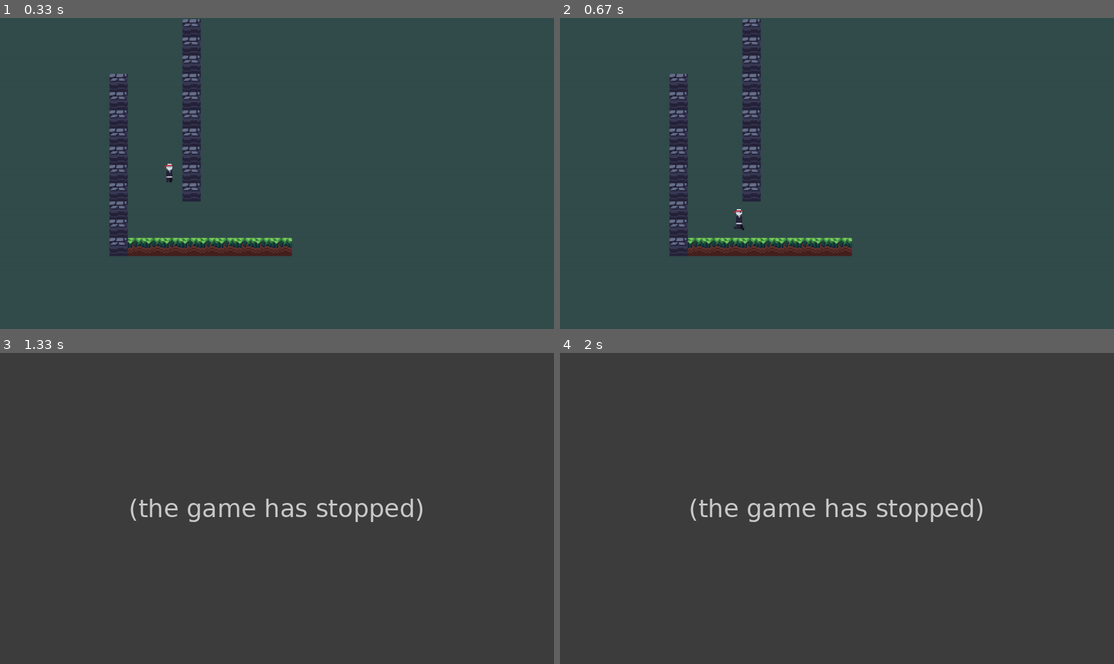
Above: before the commit, frames 1-4 (two rows, left to right).
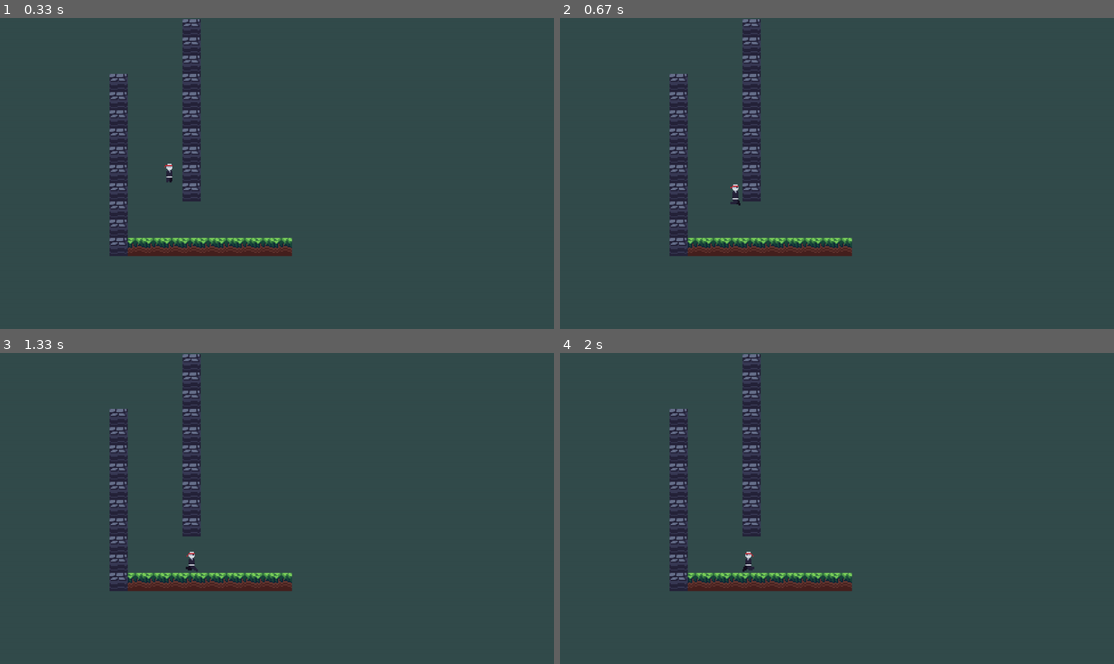
Above: after the commit, the same moments.

Repository: AymanOHM/project_gg
Game: pygame game, started from game.py
Two runs of this game, one before a commit and one after it. Both use one fixed random seed, a clock stepped at 60 frames per second and the inputs below.
Inputs:
- Up to frame 1 (0.33 s): no input
- Up to frame 2 (0.67 s): hold Right from 0.33 s (still down)
- Up to frame 3 (1.33 s): release Right at 0.8 s; hold Up 0.83-1.13 s; hold Right from 1.17 s (still down)
- Up to frame 4 (2 s): release Right at 1.63 s; hold Left from 1.67 s (still down)

Frame 1 is identical in both runs. In frame 2, 0.1% of the frame differs, in the area x 30-34%, y 53-69%; in frame 3, 5.2%, in the area x 19-77%, y 0-77%; in frame 4, 5.2%.
Error before the commit: AttributeError: 'entity' object has no attribute 'jump' (game.py line 132); the game stopped at 0.83 s (later frames are placeholders)

Commit message:
fixed a minor conflict

Diff:
--- a/game.py
+++ b/game.py
@@ -43,7 +43,7 @@
             'player': self.player_image
         }
 
-        self.player = entity(self, 'player', (400, 400), (35, 55))
+        self.player = player(self, 'player', (400, 400), (35, 55))
 
         self.tilemap = Tilemap(game=self, player_direction=self.flip, tile_size=45)
 
